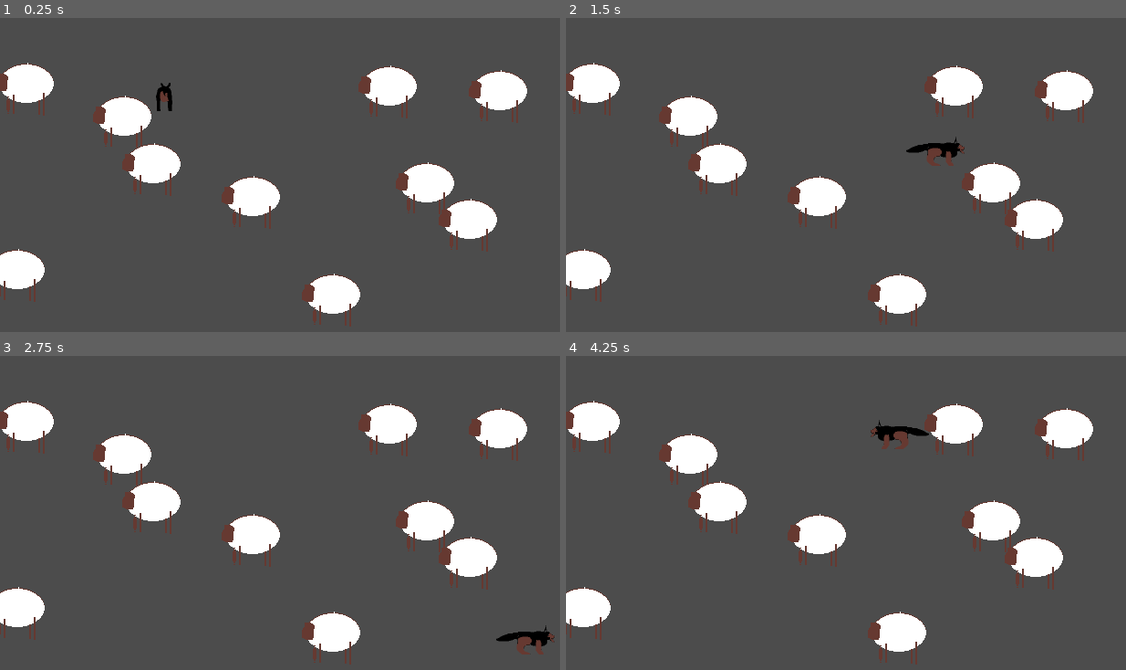
Above: before the commit, frames 1-4 (two rows, left to right).
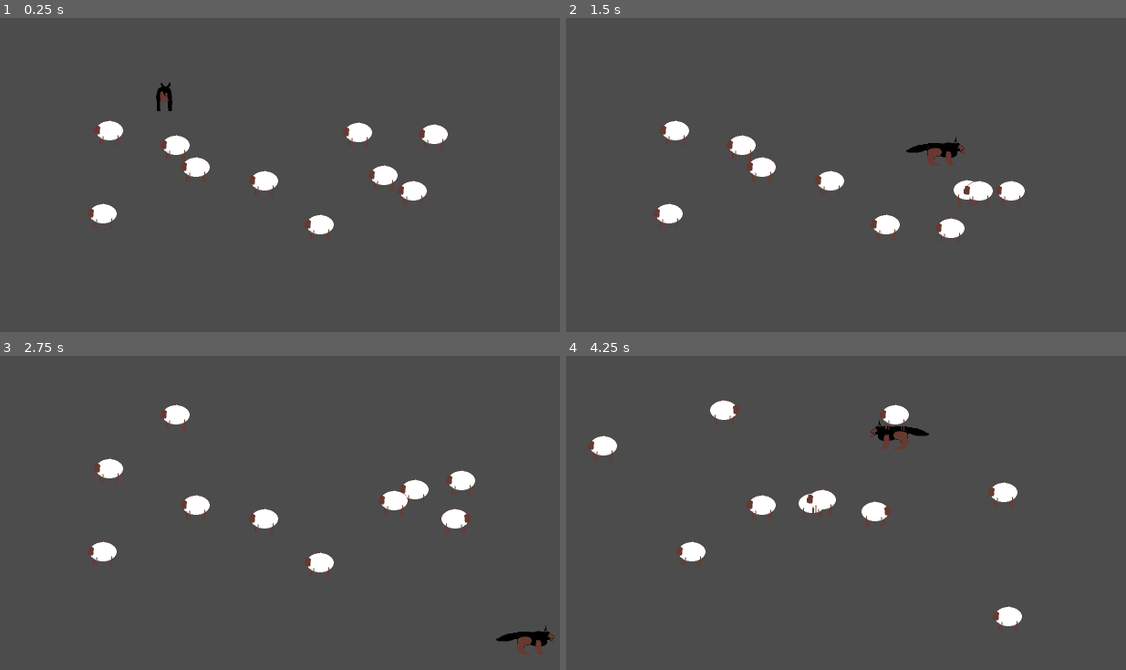
Above: after the commit, the same moments.

Repository: krfou/ludum-dare-51
Game: Godot game, scene res://scenes/Main.tscn
Same seed, same stepped clock (60 frames per second), same inputs: the game is played once before the commit and once after it. This scene is started directly instead of the project's main scene.
Inputs:
- Up to frame 1 (0.25 s): no input
- Up to frame 2 (1.5 s): tap Enter at 0.5 s; hold Right (ui_right) 0.53-1.28 s; hold Down (ui_down) from 1.28 s (still down)
- Up to frame 3 (2.75 s): release Down (ui_down) at 2.03 s; hold Right (ui_right) from 2.03 s (still down)
- Up to frame 4 (4.25 s): release Right (ui_right) at 2.78 s; hold Up (ui_up) 2.78-3.53 s; hold Left (ui_left) from 3.53 s (still down)

The runs differ from the first frame. In frame 1, 12% of the frame differs, in the area x 0-95%, y 14-99%; in frame 2, 11%; in frame 3, 12%; in frame 4, 13%, in the area x 0-95%, y 13-99%.

Commit message:
le chien fait fuir les moutons

Diff:
--- a/scenes/Dog.gd
+++ b/scenes/Dog.gd
@@ -1,44 +1,53 @@
 extends Area2D
 
-export (int) var speed
+export (int) var speed = 200
+export (int) var collision_offset
 var velocity := Vector2()
-var screensize := Vector2(640, 360)
+var screensize := Vector2()
 var texture_size := Vector2()
 
 signal spook
 
 func get_input():
-    velocity = Vector2.ZERO
-    if not velocity:
-        $AnimatedSprite.animation = "sit"
-    if Input.is_action_pressed("ui_left"):
-        velocity.x -= 1
-    if Input.is_action_pressed("ui_right"):
-        velocity.x += 1
-    if Input.is_action_pressed("ui_up"):
-        velocity.y -= 1
-    if Input.is_action_pressed("ui_down"):
-        velocity.y += 1
-    if velocity.length() > 0:
-        velocity = velocity.normalized() * speed
-        $AnimatedSprite.animation = "default"
-    if velocity.x < 0:
-        $AnimatedSprite.flip_h = true
-    else:
-        $AnimatedSprite.flip_h = false
+	velocity = Vector2.ZERO
+	if not velocity:
+		$AnimatedSprite.animation = "sit"
+	if Input.is_action_pressed("ui_left"):
+		velocity.x -= 1
+	if Input.is_action_pressed("ui_right"):
+		velocity.x += 1
+	if Input.is_action_pressed("ui_up"):
+		velocity.y -= 1
+	if Input.is_action_pressed("ui_down"):
+		velocity.y += 1
+	if velocity.length() > 0:
+		_move_collision_in_direction(velocity)
+		velocity = velocity.normalized() * speed
+		$AnimatedSprite.animation = "default"
+	if velocity.x < 0:
+		$AnimatedSprite.flip_h = true
+	else:
+		$AnimatedSprite.flip_h = false
 
 func _process(delta: float) -> void:
-    get_input()
-    position += velocity * delta
-    position.x = clamp(position.x, texture_size.x / 2, screensize.x - texture_size.x / 2)
-    position.y = clamp(position.y, texture_size.y / 2, screensize.y - texture_size.y / 2)
+	get_input()
+	position += velocity * delta
+	position.x = clamp(position.x, texture_size.x / 2, screensize.x - texture_size.x / 2)
+	position.y = clamp(position.y, texture_size.y / 2, screensize.y - texture_size.y / 2)
 
 func start(pos):
-    set_process(true)
-    position = pos
+	set_process(true)
+	position = pos
 
 
 func _ready():
-    var texture = $AnimatedSprite.frames.get_frame("default", 0)
-    texture_size = texture.get_size()
-    print(texture_size.x, texture_size.y)
+	var texture = $AnimatedSprite.frames.get_frame("default", 0)
+	texture_size = texture.get_size()
+
+func _on_Dog_area_entered(area:Area2D):
+	if area.is_in_group("sheeps"):
+		area.is_scared(position, speed)
+		emit_signal("spook")
+
+func _move_collision_in_direction(direction: Vector2):
+	$CollisionShape2D.position = direction * collision_offset
--- a/scenes/Main.gd
+++ b/scenes/Main.gd
@@ -31,6 +31,6 @@
 		$Sheeps.add_child(s)
 		s.screensize = screensize
 		s.position = Vector2(
-			rand_range(0, screensize.x),
-			rand_range(0, screensize.y)
+			rand_range(100, screensize.x - 100),
+			rand_range(100, screensize.y - 100)
 		)
--- a/scenes/Sheep.gd
+++ b/scenes/Sheep.gd
@@ -1,14 +1,88 @@
 extends Area2D
+export (int) var wanted_speed = 100
 
-export (int) var speed
-var velocity = Vector2()
-var screensize = Vector2()
+var speed: int
+onready var max_speed :int = wanted_speed * 3
+var velocity := Vector2()
+var screensize := Vector2()
+var texture_size := Vector2()
 
-func run_away():
-    velocity.x += 1
+var is_alive := true
+var is_running_away := false
+
+# position du mouton moins position du chien dans vecteur
+
+onready var move_timer := $MoveTimer as Timer
+
+func is_scared(dog_position: Vector2, dog_speed: int) -> void:
+    var run_away_vector = Vector2(position.x - dog_position.x, position.y - dog_position.y)
+    is_running_away = true
+    velocity = velocity + run_away_vector
+    speed = clamp(speed * 3, wanted_speed, max_speed)
 
 
 func _process(delta: float) -> void:
+    if not is_alive:
+        pass
+    elif is_running_away:
+        _run_away(delta)
+    else:
+        _move(delta)
+
+
+func _generate_move() -> void:
+    randomize()
+    move_timer.wait_time = int(rand_range(1, 2))
+    # faire en sorte que les moutons mange 50% du temps
+    if rand_range(0, 1) > 0.5:
+        velocity.x = int(randi()%3 - 1)
+        velocity.y = int(randi()%3 - 1)
+    else:
+        velocity = Vector2.ZERO
+    move_timer.start()
+
+func _on_timer_timeout():
+	_generate_move()
+
+func _move(delta):
     position += velocity * delta
-    position.x = clamp(position.x, 0, screensize.x)
-    position.y = clamp(position.y, 0, screensize.y)
+    speed = clamp(speed * 0.99, wanted_speed, max_speed)
+    if velocity.length() > 0:
+        $AnimatedSprite.animation = "default"
+        #le mouton fait demi-tour au lieu de rester collé au mur
+        if position.x > screensize.x - texture_size.x / 2 or position.x < 0 + texture_size.x / 2:
+            velocity.x = -velocity.x
+        if position.y > screensize.y - texture_size.y / 2 or position.y < 0 + texture_size.y / 2:
+            velocity.y = -velocity.y
+        velocity = velocity.normalized() * speed
+    if velocity.x < 0:
+        $AnimatedSprite.flip_h = true
+    else:
+        $AnimatedSprite.flip_h = false
+
+func _run_away(delta: float):
+    position += velocity * delta
+    if position.x > screensize.x or position.x < 0:
+        die()
+    if position.y > screensize.y or position.y < 0:
+        die()
+    velocity = velocity.normalized() * speed
+    if velocity.x < 0:
+        $AnimatedSprite.flip_h = true
+    else:
+        $AnimatedSprite.flip_h = false
+    is_running_away = false
+
+
+func die():
+    $AnimatedSprite.animation = "dead"
+    self.is_alive = false
+
+
+func _ready():
+    position = Vector2(200, 200)
+    move_timer.wait_time = int(rand_range(1, 4))
+    move_timer.start()
+    move_timer.connect("timeout", self, "_on_timer_timeout")
+    var texture = $AnimatedSprite.frames.get_frame("default", 0)
+    texture_size = texture.get_size()
--- a/scenes/Sheep.tscn
+++ b/scenes/Sheep.tscn
@@ -1,20 +1,32 @@
-[gd_scene load_steps=5 format=2]
+[gd_scene load_steps=7 format=2]
 
 [ext_resource path="res://assets/sheep/extra/sheep_1.png" type="Texture" id=1]
 [ext_resource path="res://scenes/Sheep.gd" type="Script" id=2]
+[ext_resource path="res://assets/sheep/extra/sheep_dead.png" type="Texture" id=3]
 
 [sub_resource type="SpriteFrames" id=1]
 animations = [ {
+"frames": [ ExtResource( 3 ) ],
+"loop": true,
+"name": "dead",
+"speed": 5.0
+}, {
 "frames": [ ExtResource( 1 ) ],
 "loop": true,
 "name": "default",
 "speed": 5.0
 } ]
 
+[sub_resource type="PhysicsMaterial" id=3]
+rough = true
+bounce = 0.72
+absorbent = true
+
 [sub_resource type="CircleShape2D" id=2]
 radius = 32.0
 
 [node name="Sheep" type="Area2D" groups=["sheeps"]]
+scale = Vector2( 0.5, 0.5 )
 script = ExtResource( 2 )
 __meta__ = {
 "_edit_group_": true
@@ -23,5 +35,17 @@
 [node name="AnimatedSprite" type="AnimatedSprite" parent="."]
 frames = SubResource( 1 )
 
+[node name="MoveTimer" type="Timer" parent="."]
+
+[node name="RigidBody2D" type="RigidBody2D" parent="."]
+collision_mask = 0
+mass = 10.89
+physics_material_override = SubResource( 3 )
+
+[node name="CollisionShape2D" type="CollisionShape2D" parent="RigidBody2D"]
+shape = SubResource( 2 )
+one_way_collision_margin = 0.0
+
 [node name="CollisionShape2D" type="CollisionShape2D" parent="."]
 shape = SubResource( 2 )
+one_way_collision_margin = 0.0
--- a/scenes/dog.tscn
+++ b/scenes/dog.tscn
@@ -17,8 +17,8 @@
 "speed": 5.0
 } ]
 
-[sub_resource type="CapsuleShape2D" id=2]
-height = 44.0
+[sub_resource type="CircleShape2D" id=2]
+radius = 31.0
 
 [node name="Dog" type="Area2D"]
 script = ExtResource( 2 )
@@ -26,12 +26,13 @@
 "_edit_group_": true
 }
 speed = 300
+collision_offset = 50
 
 [node name="AnimatedSprite" type="AnimatedSprite" parent="."]
 scale = Vector2( 0.5, 0.5 )
 frames = SubResource( 1 )
-animation = "sit"
 
 [node name="CollisionShape2D" type="CollisionShape2D" parent="."]
-rotation = 1.5708
 shape = SubResource( 2 )
+
+[connection signal="area_entered" from="." to="." method="_on_Dog_area_entered"]
Binary file added: assets/sheep/extra/sheep_dead.png
Not shown, added: assets/sheep/extra/sheep_dead.png.import
